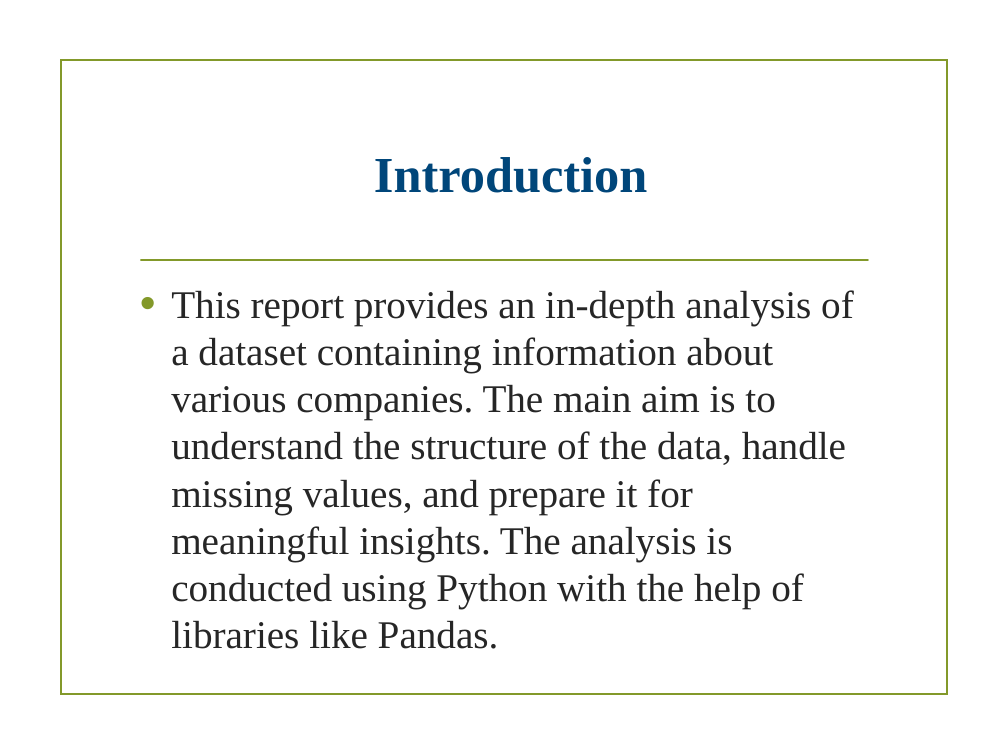
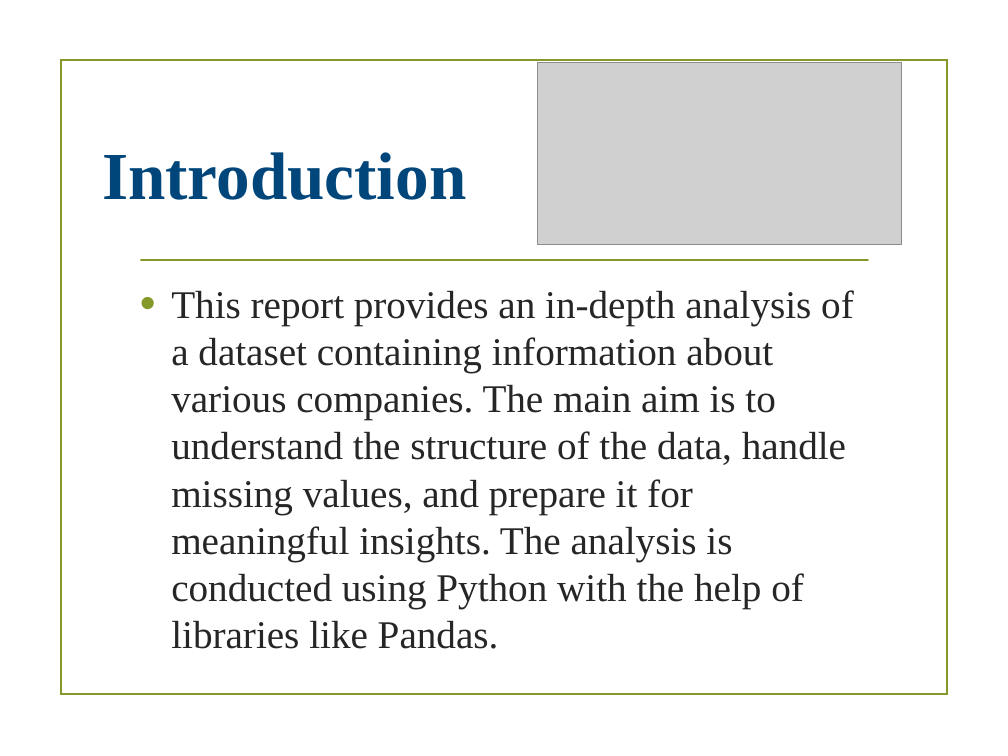
Before and after one commit to sheetalg649/companys-Dataset, a slide deck: slide 2 of Companies.pptx. Drawn at 1008x756 pixels with LibreOffice and Linux fonts; fonts in the diff are those of the drawing; grey boxes stand for pictures; background and template pictures are left out. Boxes give left, top, right and bottom in pixels: in the first picture for what was removed or moved away, otherwise in the second. Text is boxed around its words. In the diff, an @@ line names an element or a change of style, - is before the commit and + after.

```diff
--- a/Companies.pptx
+++ b/Companies.pptx
@@ picture added at [537,62,901,245] @@
@@ title "Introduction": place and size @@
-title "Introduction" at [374,157,647,193]
+title "Introduction" at [102,152,466,200]
@@ title "Introduction" at [102,152,466,200]: size 36 to 48 pt @@
```
Also in this commit, not shown: 1 other slide changed, 2 slides added.
